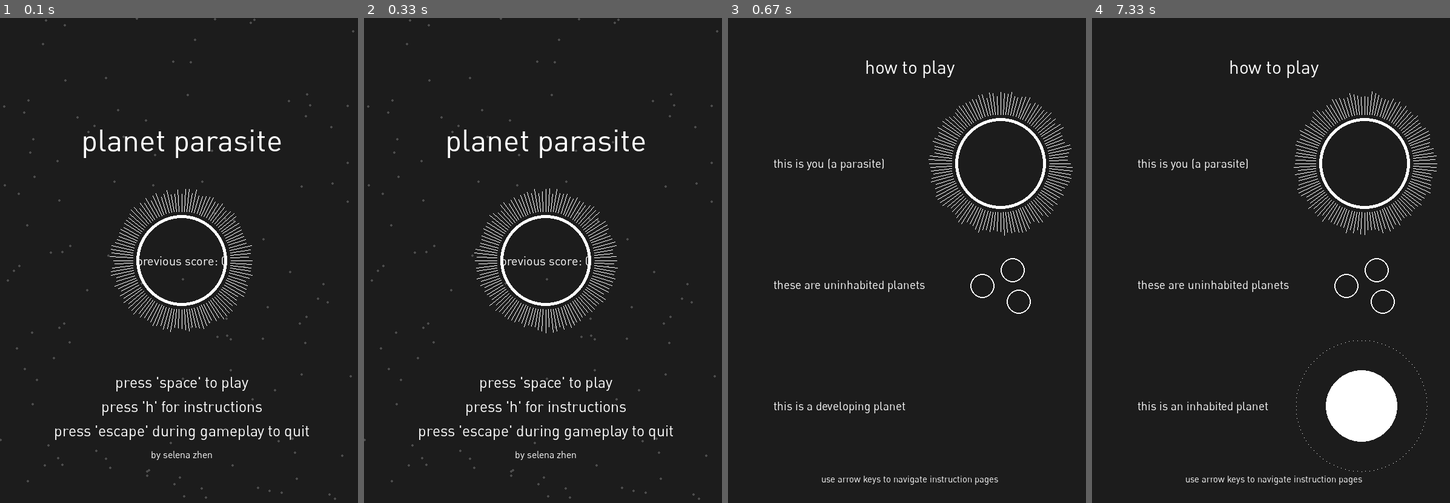
Above: before the commit, frames 1-4 (left to right).
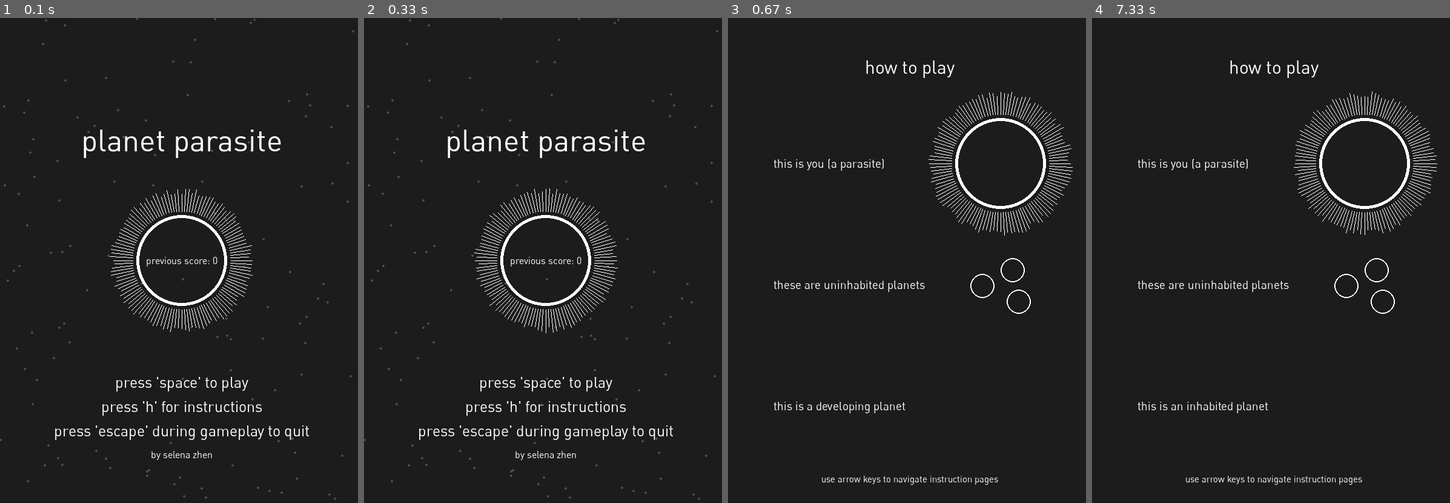
Above: after the commit, the same moments.

Repository: selenazhen/planetParasite
Game: pygame game, started from Game.py
Two runs of this game, one before a commit and one after it. Both use one fixed random seed, a clock stepped at 60 frames per second and the inputs below.
Inputs:
- Up to frame 1 (0.1 s): no input
- Up to frame 2 (0.33 s): no input
- Up to frame 3 (0.67 s): tap H at 0.33 s
- Up to frame 4 (7.33 s): hold Right 0.67-1.13 s; tap Space at 0.73, 1.03, 1.23, 1.57, 1.87, 2.07, 2.37, 2.63, 2.97, 3.27, 3.8, 4.1, 4.87, 5.17, 5.37, 5.67, 6.53, 6.83, 7.03 s; hold Up 1.17-1.47 s; hold Right 1.5-1.97 s; hold Left 2-2.53 s; hold Down 2.57-2.87 s; hold Left 2.9-3.3 s; hold Right 3.73-4.37 s; hold Left 4.8-5.27 s; hold Right 5.3-5.77 s; tap H at 6.13 s; hold Right 6.47-6.93 s; hold Left from 6.97 s (still down)

The runs differ from the first frame. In frame 1, 0.2% of the frame differs, in the area x 38-63%, y 49-52%; in frame 2, 0.2%; in frame 3, nothing differs; in frame 4, 2.3%, in the area x 57-94%, y 66-94%.

Commit message:
almost ready to submit

Diff:
--- a/Captured.py
+++ b/Captured.py
@@ -25,9 +25,5 @@
         return random.randrange(3, 10)
 
     def update(self):
-        # self.coordsX += self.speed
-        # self.coordsY += self.speed
-        # pygame.draw.circle(self.image, CHARCOAL,(self.coordsX,self.coordsY),
-        #                     planetSize+3)
         pygame.draw.circle(self.image, PINK,(self.coordsX,self.coordsY),
                             planetSize, 2)
--- a/Game.py
+++ b/Game.py
@@ -150,7 +150,6 @@
 
             #draw text
             self.instructionsInhabited.draw(screen)
-            self.formedInhabitedGroup.draw(screen)
             screen.blit(titleText, titleRect)
             screen.blit(parasiteText, parasiteRect)
             screen.blit(planetText, planetRect)
@@ -293,7 +292,7 @@
         nameRect.centerx = (self.width//2)
         nameRect.centery = (self.height//20)*18
 
-        highScoreFont = pygame.font.Font("DINPro.otf", 20)
+        highScoreFont = pygame.font.Font("DINPro.otf", 16)
         highScoreText = highScoreFont.render('previous score: %d' % (self.highScore), True, WHITE)
         highScoreRect = highScoreText.get_rect()
         highScoreRect.centerx = (self.width//2)
--- a/Health.py
+++ b/Health.py
@@ -2,19 +2,15 @@
 Health.py
 
 implements the Health class
-Lukas Peraza, 2015 for 15-112 Pygame Lecture
 '''
 import pygame
 import random
 from gVariables import *
 
-
 class Health(pygame.sprite.Sprite):
-
 
     def __init__(self):
         pygame.sprite.Sprite.__init__(self)
-
         #randomize position with posX and posY
         posX = random.randrange(0,2*screenWidth)
         posY = random.randrange(0,2*screenHeight)
@@ -26,7 +22,6 @@
         self.coordsY = imageY//2
         self.rect = self.image.get_rect()
         self.radius = planetSize
-        # pygame.draw.circle(self.image, PINK, self.rect.center, self.radius)
         self.rect.centerx = posX
         self.rect.centery = posY
 
--- a/Inhabited.py
+++ b/Inhabited.py
@@ -2,16 +2,13 @@
 Inhabited.py
 
 implements the Inhabited class
-Lukas Peraza, 2015 for 15-112 Pygame Lecture
 '''
 import pygame
 import random
 import math
 from gVariables import *
 
-
 class Inhabited(pygame.sprite.Sprite):
-
 
     def __init__(self,cx,cy):
         pygame.sprite.Sprite.__init__(self)
@@ -22,12 +19,10 @@
         else:
             posX = cx
             posY = cy
-        # posX = random.randrange(0,2*screenWidth)
-        # posY = random.randrange(0,2*screenHeight)
         #find location of image surface
         self.imageX = posX+planetSize*4
         self.imageY = posY+planetSize*4
-        self.image = pygame.Surface((self.imageX,self.imageY),pygame.SRCALPHA) #self.imageX and self.imageY = width and height
+        self.image = pygame.Surface((self.imageX,self.imageY),pygame.SRCALPHA)
         # keep circle centered on middle of image surface, regardless of image surface size
         self.coordsX = self.imageX//2
         self.coordsY = self.imageY//2
@@ -35,10 +30,6 @@
         self.rect = self.image.get_rect()
         self.inhabitedSize = planetSize
         self.radius = self.inhabitedSize
-        # self.radius = .5*parasiteSize*2
-
-        # pygame.draw.circle(self.image, self.color,(self.coordsX,self.coordsY),
-        #                     self.inhabitedSize)
         self.divisions = 100
         self.length = 0
 
@@ -49,7 +40,6 @@
     def dotted(self):
         self.radius = self.inhabitedSize*2
         for div in range(self.divisions):
-            # self.length = random.randrange(25,40)
             divAngle = div*((math.pi*2)/self.divisions)
             outerDivX = self.coordsX + ((self.radius) * math.cos(divAngle))
             outerDivY = self.coordsY + ((self.radius) * math.sin(divAngle))
@@ -58,8 +48,6 @@
             pygame.draw.line(self.image,self.color,(innerDivX,innerDivY), (outerDivX, outerDivY), 1)
 
     def stopUpdating(self,newColor):
-        # self.inhabitedSize = int(.5*parasiteSize)
-        #draw filled circle over previous circle
         pygame.draw.circle(self.image, newColor,(self.coordsX,self.coordsY),
                             self.inhabitedSize+5)
 
@@ -72,6 +60,4 @@
                             self.inhabitedSize, 3)
 
     def small(self):
-        # pygame.draw.circle(self.image, CHARCOAL,(self.coordsX,self.coordsY),
-        #                     self.radius)
         self.inhabitedSize = planetSize//2
--- a/Instructions.py
+++ b/Instructions.py
@@ -2,7 +2,6 @@
 Instructions.py
 
 implements the Instructions class
-Lukas Peraza, 2015 for 15-112 Pygame Lecture
 '''
 import pygame
 import random
@@ -27,7 +26,6 @@
 
         self.image.blit(titleText, self.titleRect)
 
-
     def move(self, xMove,yMove):
         self.rect.centerx = self.rect.centerx + xMove
         self.rect.centery = self.rect.centery + yMove
--- a/Parasite.py
+++ b/Parasite.py
@@ -7,7 +7,6 @@
 import random
 import math
 from gVariables import *
-
 
 class Parasite(pygame.sprite.Sprite):
 
@@ -19,11 +18,9 @@
         self.size = size
         self.radius = size
         self.rect = self.image.get_rect()
-        # pygame.draw.circle(self.image, PINK, self.rect.center, self.radius)
-        # pygame.draw.circle(self.image, CHARCOAL,(screenWidth//2,screenHeight//2),
-        #                     self.radius)
         pygame.draw.circle(self.image, WHITE,(screenWidth//2,screenHeight//2),
                             size, 5)
+
     def update(self, tentacleRadius):
         self.radius = self.size + tentacleRadius
 
--- a/Planet.py
+++ b/Planet.py
@@ -2,19 +2,15 @@
 Planet.py
 
 implements the Planet class
-Lukas Peraza, 2015 for 15-112 Pygame Lecture
 '''
 import pygame
 import random
 from gVariables import *
 
-
 class Planet(pygame.sprite.Sprite):
-
 
     def __init__(self,width,color):
         pygame.sprite.Sprite.__init__(self)
-
         #randomize position with posX and posY
         posX = random.randrange(0,2*screenWidth)
         posY = random.randrange(0,2*screenHeight)
@@ -27,12 +23,10 @@
         self.rect = self.image.get_rect()
         self.radius = planetSize-2
         self.color = color
-        # pygame.draw.circle(self.image, RED, self.rect.center, self.radius)
         pygame.draw.circle(self.image, CHARCOAL,(self.coordsX,self.coordsY),
                             planetSize+5) #testing circle
         pygame.draw.circle(self.image, self.color,(self.coordsX,self.coordsY),
                             planetSize, width) #testing circle
-        # self.image = pygame.image.load('img/planet1.png').convert_alpha()
 
     def move(self, xMove,yMove):
         self.rect.centerx = self.rect.centerx + xMove
--- a/Star.py
+++ b/Star.py
@@ -2,19 +2,16 @@
 Star.py
 
 implements the Star class
-Lukas Peraza, 2015 for 15-112 Pygame Lecture
 '''
 import pygame
 import random
 from gVariables import *
 
-
 class Star(pygame.sprite.Sprite):
-
 
     def __init__(self):
         pygame.sprite.Sprite.__init__(self)
-
+        #randomize position with posX and posY
         posX = random.randrange(0,screenWidth*2)
         posY = random.randrange(0,screenHeight*2)
         #find location of image surface
@@ -26,10 +23,8 @@
         self.rect = self.image.get_rect()
         self.radius = 2
         self.color = DARKGREY
-        # pygame.draw.circle(self.image, RED, self.rect.center, self.radius)
         pygame.draw.circle(self.image, self.color,(self.coordsX,self.coordsY),
                             self.radius)
-        # self.image = pygame.image.load('img/planet1.png').convert_alpha()
 
     def move(self, xMove,yMove):
         self.rect.centerx = self.rect.centerx + xMove
--- a/Title.py
+++ b/Title.py
@@ -2,7 +2,6 @@
 Title.py
 
 implements the Title class
-Lukas Peraza, 2015 for 15-112 Pygame Lecture
 '''
 import pygame
 import random
@@ -17,7 +16,6 @@
         self.coordsY = screenHeight//2
         # self.radius = parasiteSize
         self.rect = self.image.get_rect()
-
 
         #planet parasite title
         titleFont = pygame.font.Font("DINPro.otf", 50)
--- a/gVariables.py
+++ b/gVariables.py
@@ -7,18 +7,12 @@
 BLACK = (0,0,0)
 DARKGREY = (77,77,77)
 GREY = (99,99,99)
-# RED = (255,0,0)
 RED = (236,64,44)
 PINK = (249,167,167)
 ORANGE = (247,126,74)
-# YELLOW = (255,250,148)
-# YELLOW = (251,232,51)
 YELLOW = (255,214,42)
 BLUE = (87,165,238)
 GREEN = (146,206,122)
-
-
-#currently working on instructions and showing upgrades
 
 
 ### wrap line functions
--- a/pygamegame.py
+++ b/pygamegame.py
@@ -138,9 +138,6 @@
                         self.lives = 5
                         self.attackMeter = 100
                         self.gamePlay = True
-                # if (event.type == pygame.KEYDOWN) and (event.key == K_0): #temporary!!!!!
-                #     self.gamePlay = False
-                #     self.instructions = False
                 if (event.type == pygame.KEYDOWN) and (event.key == K_h):
                     if not self.gamePlay:
                         self.instructionsPage = 1 #reset instruction page to 1
Not shown, changed: README.md
